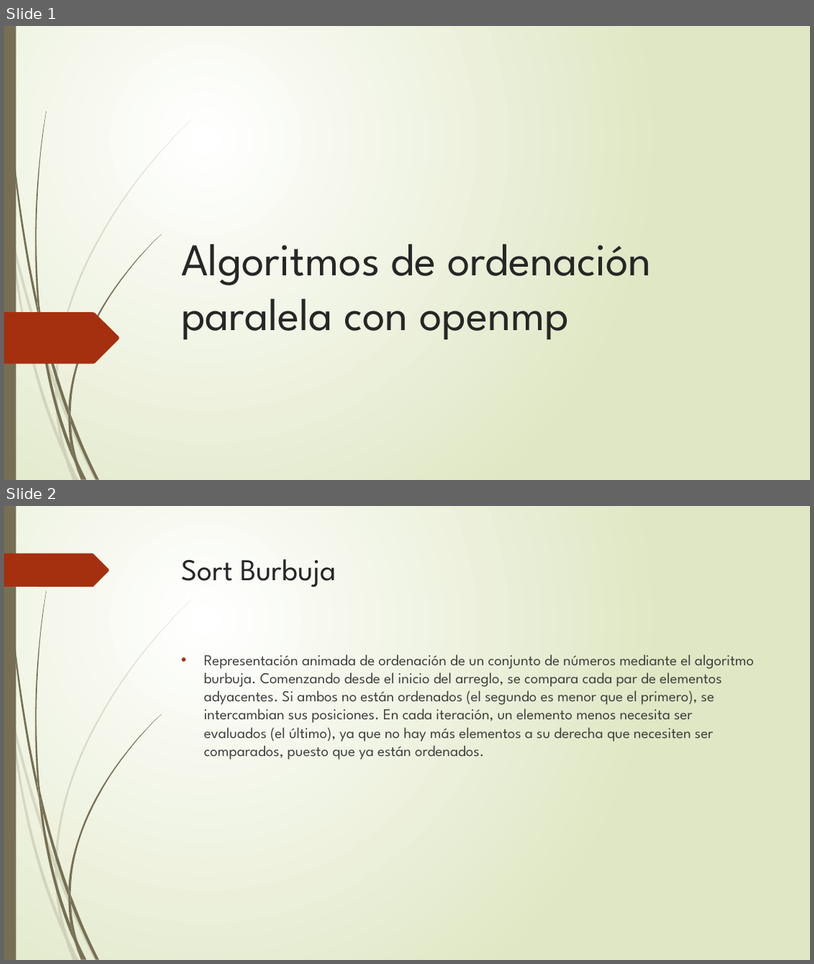
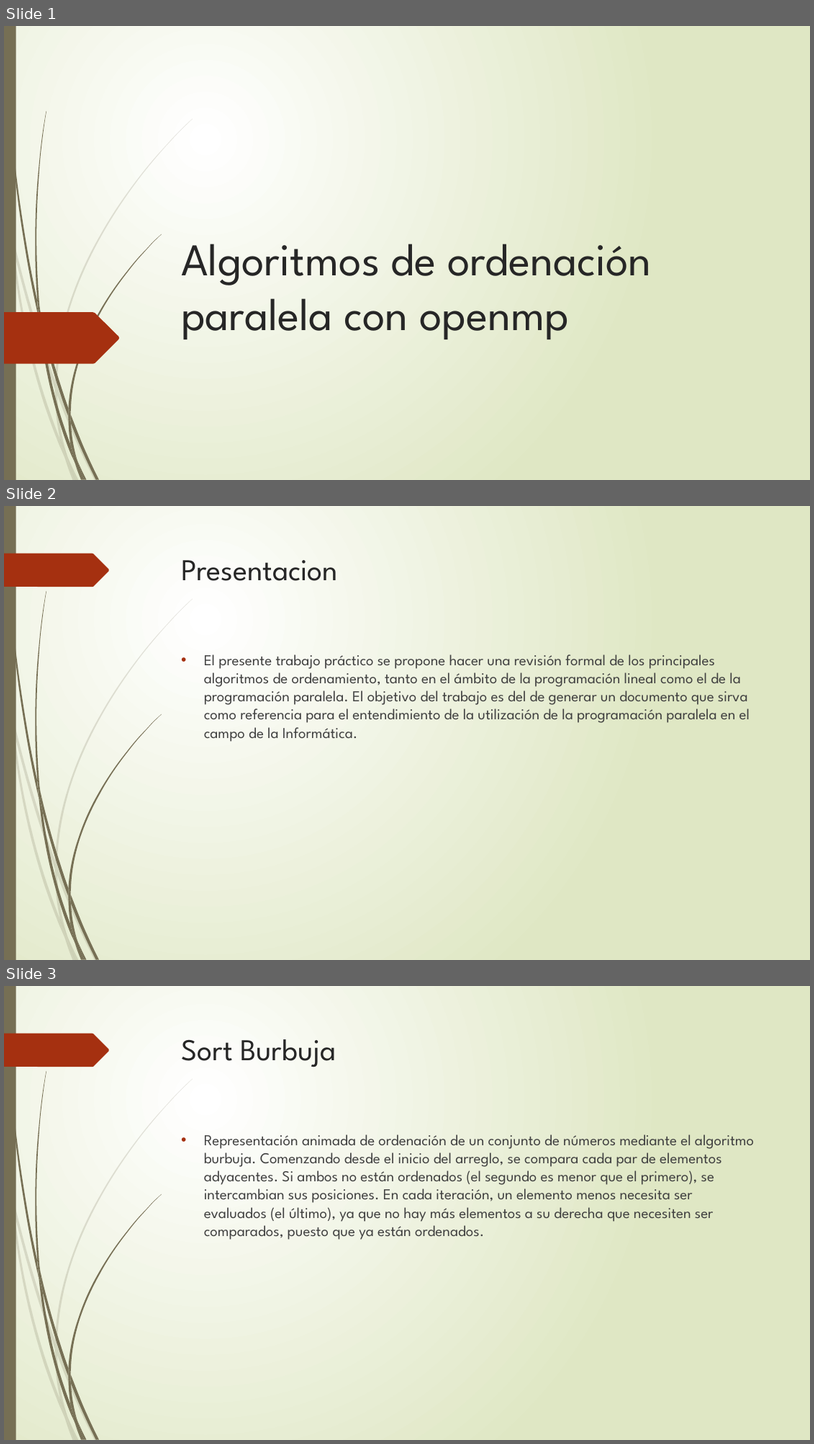
Before and after one commit to ParalelaUnsaac/G4-2020-1, a slide deck: 21.10/SORTS.pptx. Shown one above the other, each under a label of ours: slides 1 and 2 before the commit, slides 1, 2 and 3 after it. The pictures are 814x964 and 814x1444 pixels, drawn with LibreOffice and Linux fonts; fonts in the diff are those of the drawing. Boxes give left, top, right and bottom in pixels: in the first picture for what was removed or moved away, otherwise in the second. Text is boxed around its words. In the diff, an @@ line names an element or a change of style, - is before the commit and + after.

```diff
--- a/21.10/SORTS.pptx
+++ b/21.10/SORTS.pptx
@@ slide 2 added at [4, 506, 810, 960], background gradient #FFFFFF to #DFE8C4; not listed: 24 template elements that a slide beside it also shows @@
@@ title added at [182, 560, 339, 581], 36 pt, text #262626 @@
+Presentacion
@@ text added at [204, 654, 750, 741], 18 pt, text #404040 @@
+• El presente trabajo práctico se propone hacer una revisión formal de los principales algoritmos de ordenamiento, tanto en el ámbito de la programación lineal como el de la programación paralela. El objetivo del trabajo es del de generar un documento que sirva como referencia para el entendimiento de la utilización de la programación paralela en el campo de la Informática.
@@ what was slide 2 is now slide 3 @@
```
Also in this commit, not shown: 2 other files.
